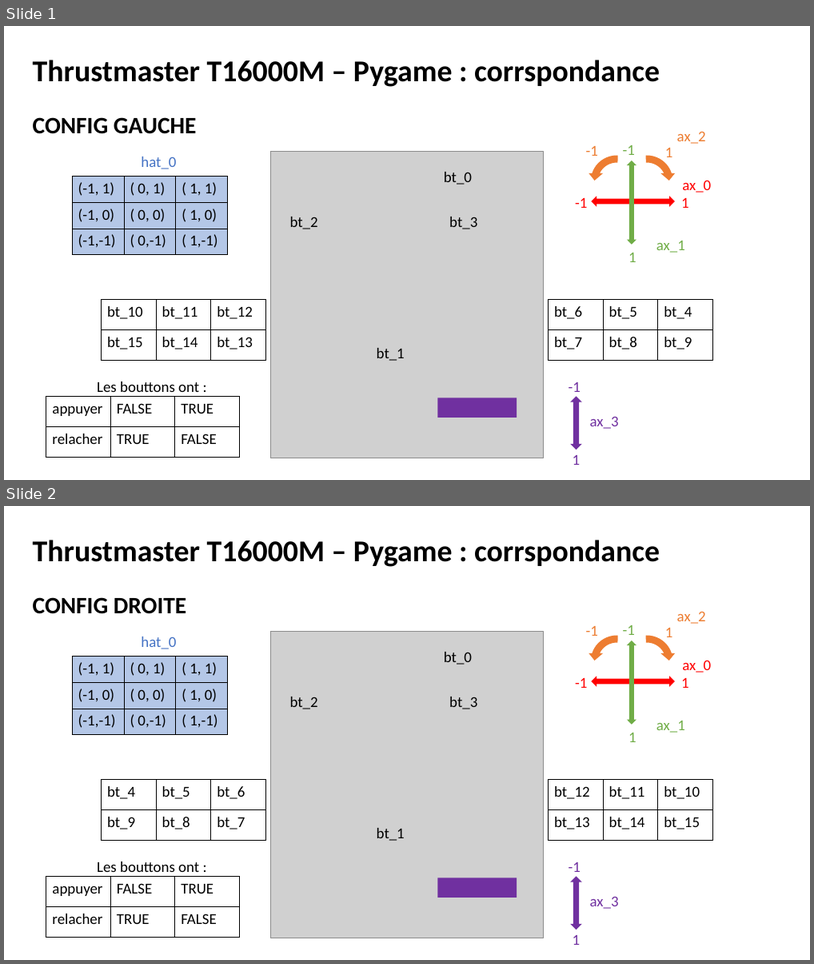
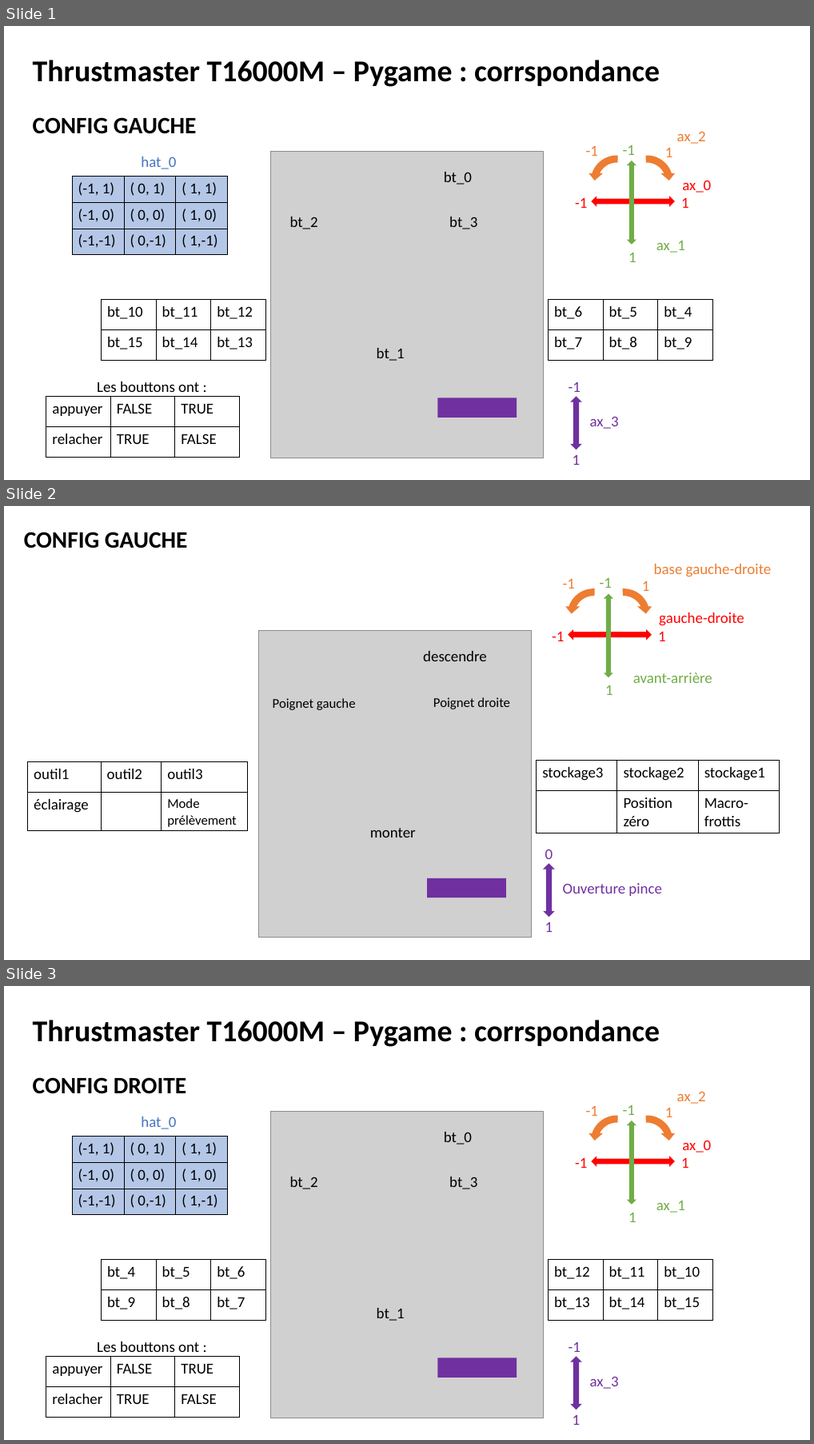
Before and after one commit to luewh/hyperion_repo, a slide deck: joystick/doc/joystick-pygame table de correspondance.pptx. Shown one above the other, each under a label of ours: slides 1 and 2 before the commit, slides 1, 2 and 3 after it. The pictures are 814x964 and 814x1444 pixels, drawn with LibreOffice and Linux fonts; fonts in the diff are those of the drawing; grey boxes stand for pictures. Boxes give left, top, right and bottom in pixels: in the first picture for what was removed or moved away, otherwise in the second. Text is boxed around its words. In the diff, an @@ line names an element or a change of style, - is before the commit and + after.

```diff
--- a/joystick/doc/joystick-pygame table de correspondance.pptx
+++ b/joystick/doc/joystick-pygame table de correspondance.pptx
@@ slide 2 added at [4,506,810,960], background #FFFFFF @@
@@ text added at [24,532,188,548], 28 pt, text #000000, bold @@
+CONFIG GAUCHE
@@ group added at [552,564,772,695]: 9 texts @@
+gauche-droite
+-1
+1
+avant-arrière
+1
+-1
+1
+-1
+base gauche-droite
@@ circular arrow added at [565,584,624,642], fill #ED7D31 @@
@@ circular arrow added at [594,584,654,642], fill #ED7D31 @@
@@ up down arrow added at [604,594,614,677], fill #70AD47 @@
@@ left right arrow added at [569,629,652,640], fill #FF0000 @@
@@ table added at [27,762,247,831], 2 rows, 3 columns @@
+outil1 | outil2 | outil3
+éclairage |  | Mode prélèvement
@@ table added at [537,760,780,832], 2 rows, 3 columns @@
+stockage3 | stockage2 | stockage1
+ | Position zéro | Macro-frottis
@@ group added at [259,631,532,937]: 4 texts, 1 picture, 1 rectangle @@
+descendre
+monter
+Poignet droite
+Poignet gauche
@@ group added at [544,848,662,932]: 3 texts, 1 up down arrow @@
+1
+0
+Ouverture pince
@@ what was slide 2 is now slide 3 @@
```
Also in this commit, not shown: 1 other slide added, 2 other files.
